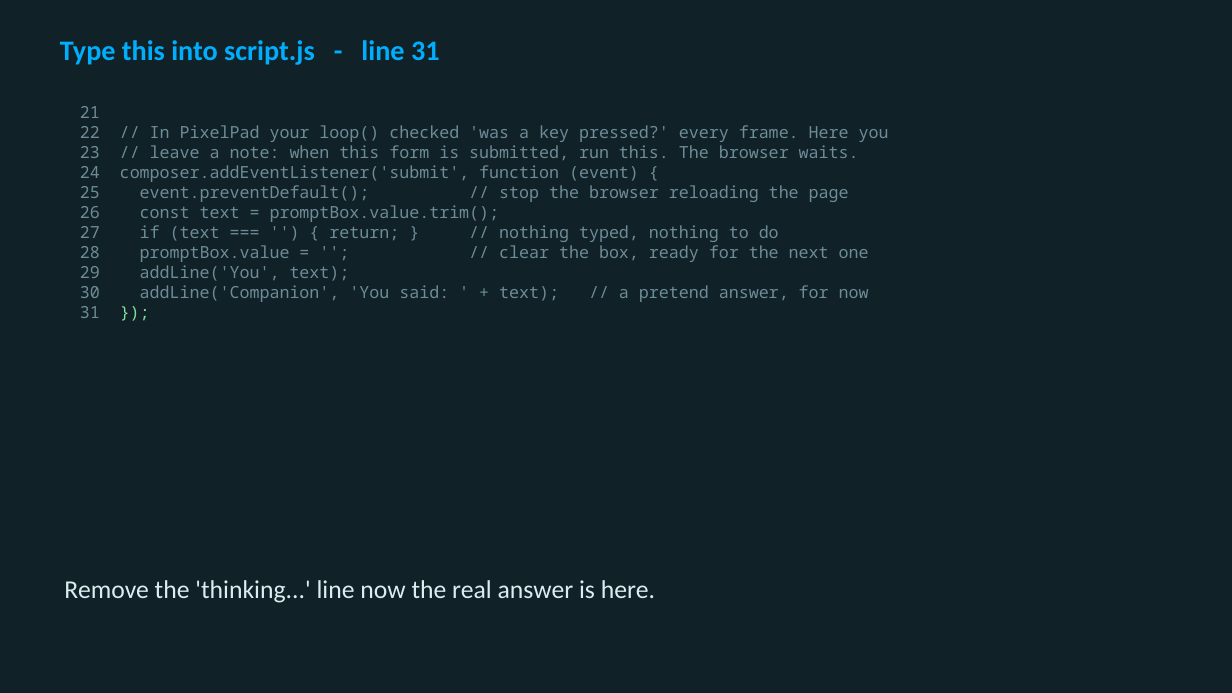
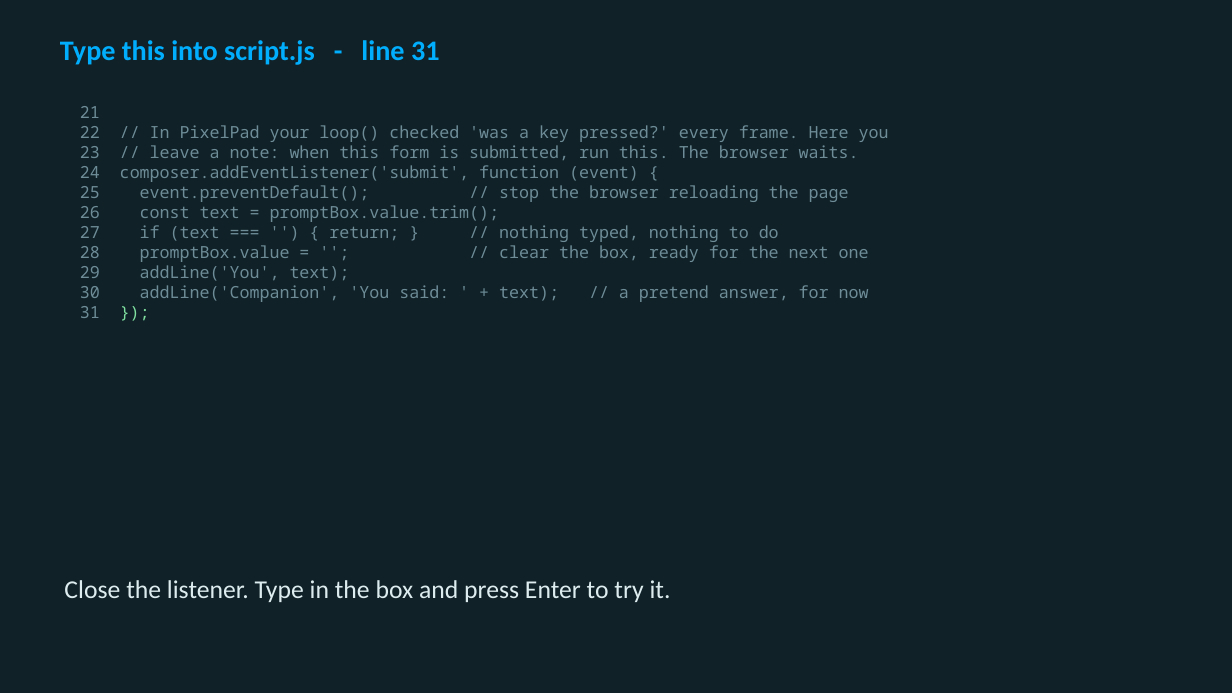
Before and after one commit to utgapps/utgapps.github.io, a slide deck: slide 40 of ai101/slides/week-02.pptx (slide 36 before the commit). Drawn at 1232x693 pixels with LibreOffice and Linux fonts; fonts in the diff are those of the drawing. Boxes give left, top, right and bottom in pixels: in the first picture for what was removed or moved away, otherwise in the second. Text is boxed around its words. In the diff, an @@ line names an element or a change of style, - is before the commit and + after.

```diff
--- a/ai101/slides/week-02.pptx
+++ b/ai101/slides/week-02.pptx
@@ text at <box>64,580,671,602</box>: text changed @@
-Remove the 'thinking...' line now the real answer is here.
+Close the listener. Type in the box and press Enter to try it.
```
Also in this commit, not shown: 4 other slides changed, 4 slides added, 19 other files.
